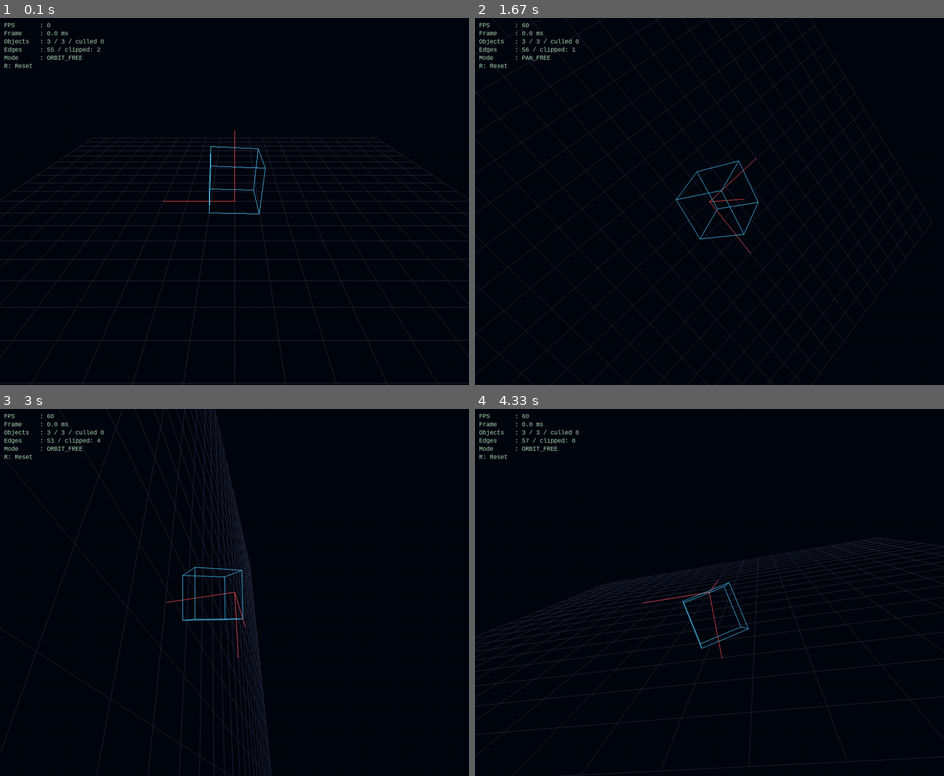
Above: before the commit, frames 1-4 (two rows, left to right).
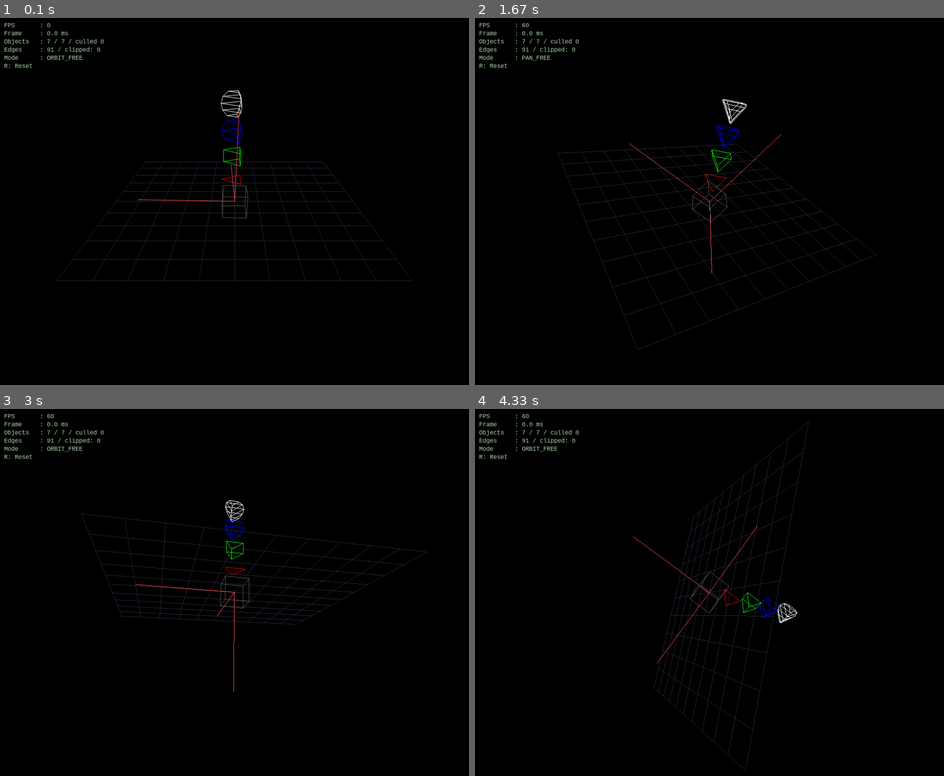
Above: after the commit, the same moments.

Repository: TheBarret/PyGame3D
Game: pygame game, started from app.py
Same seed, same stepped clock (60 frames per second), same inputs: the game is played once before the commit and once after it.
Inputs (mouse positions are in pixels of both pictures, inside the frame that each line leads up to):
- Up to frame 1 (0.1 s): no input
- Up to frame 2 (1.67 s): press the mouse at (596, 205) at 0.37 s; move the mouse to (676, 245) at 0.47 s; release the mouse at (756, 282) at 0.6 s; tap A at 0.67 s; press the mouse at (596, 205) at 1.03 s; move the mouse to (620, 164) at 1.13 s; release the mouse at (643, 124) at 1.27 s; right-click (873, 274) at 1.38 s
- Up to frame 3 (3 s): press the mouse at (398, 665) at 1.7 s; move the mouse to (262, 658) at 1.8 s; release the mouse at (121, 654) at 1.93 s; press the mouse at (398, 665) at 2.03 s; move the mouse to (342, 574) at 2.13 s; release the mouse at (286, 478) at 2.27 s; press the mouse at (398, 665) at 2.37 s; move the mouse to (332, 673) at 2.47 s; release the mouse at (267, 684) at 2.6 s; press the mouse at (398, 665) at 2.7 s; move the mouse to (234, 691) at 2.8 s; release the mouse at (70, 720) at 2.93 s
- Up to frame 4 (4.33 s): press the mouse at (873, 665) at 3.03 s; move the mouse to (864, 585) at 3.13 s; release the mouse at (859, 508) at 3.27 s; press the mouse at (873, 665) at 3.37 s; move the mouse to (807, 577) at 3.47 s; release the mouse at (737, 493) at 3.6 s; press the mouse at (873, 665) at 3.7 s; move the mouse to (831, 577) at 3.8 s; release the mouse at (793, 489) at 3.93 s; press the mouse at (873, 665) at 4.03 s; move the mouse to (718, 574) at 4.13 s; release the mouse at (564, 486) at 4.27 s

The runs differ from the first frame. In frame 1, 4.1% of the frame differs, in the area x 0-100%, y 5-100%; in frame 2, 6.4%; in frame 3, 5.8%; in frame 4, 6.8%, in the area x 0-100%, y 3-100%.

Commit message:
Add files via upload

Diff:
--- a/app.py
+++ b/app.py
@@ -5,7 +5,7 @@
 from scene              import Scene
 from camera             import Camera
 from renderer           import WireframeRenderer
-from wireframe_object   import WireframeObject
+from primitive          import WireframeObject
 from input_handler      import CameraInputHandler
 from config             import AppConfig
 from factory            import SceneFactory
@@ -15,21 +15,35 @@
 # ---------------------------------------------------------------------------
 
 def create_scene(bundle) -> None:
-    cube = WireframeObject.from_box(2, 2, 2, name="Cube")
-    cube.color = (80, 200, 255)
-    cube.transform.position = (0, 1, 0)
+    c1 = WireframeObject.from_box(1, 1, 1, name="C1")
+    c1.color = (90, 90, 90)
+    c1.transform.position = (0, 0, 0)
 
-    #satellite = WireframeObject.from_sphere_approx(radius=0.4, lat_lines=6, lon_lines=8, name="Satellite")
-    #satellite.color = (255, 180, 80)
-    #satellite.set_parent(cube)
-    #satellite.transform.position = (2, 0, 0)
+    c2 = WireframeObject.from_sphere_approx(radius=0.5, lat_lines=2, lon_lines=3, name="C2")
+    c2.color = (255, 0, 0)
+    c2.transform.position = (0, 1, 0)
+    c2.set_parent(c1)
+
+    c3 = WireframeObject.from_sphere_approx(radius=0.5, lat_lines=3, lon_lines=3, name="C3")
+    c3.color = (0, 255, 0)
+    c3.transform.position = (0, 2, 0)
+    c3.set_parent(c1)
+
+    c4 = WireframeObject.from_sphere_approx(radius=0.5, lat_lines=4, lon_lines=3, name="C4")
+    c4.color = (0, 0, 255)
+    c4.transform.position = (0, 3, 0)
+    c4.set_parent(c1)
+
+    c5 = WireframeObject.from_sphere_approx(radius=0.5, lat_lines=6, lon_lines=3, name="C5")
+    c5.color = (255, 255, 255)
+    c5.transform.position = (0, 4, 0)
+    c5.set_parent(c1)
 
     bundle.scene.add(
-        create_grid(size=20, divisions=20, color=(40, 40, 60)),
-        create_anchor(length=3, color=(255, 80, 80)),
-        cube
+        create_grid(size=10, divisions=10, color=(40, 40, 60)),
+        create_anchor(length=4, color=(255, 80, 80),parent=c1),
+        c1, c2, c3, c4, c5
         )
-
 
 def create_grid(size, divisions, color):
     obj = WireframeObject.from_grid(size=size, divisions=divisions, name="Grid")
@@ -37,11 +51,11 @@
     obj.pickable = False
     return obj
 
-
-def create_anchor(length, color):
+def create_anchor(length, color, parent):
     obj = WireframeObject.from_axes(length=length, name="WorldAxes")
     obj.color    = color
     obj.pickable = False
+    obj.set_parent(parent)
     return obj
 
 # ---------------------------------------------------------------------------
@@ -79,8 +93,9 @@
     create_scene(bundle)
 
     # Runtime state
-    cube_angle  = 0.0
+    _angle  = 0.0
     running     = True
+    base = bundle.scene.get("C1")
 
     while running:
         dt = bundle.clock.tick(cfg.target_fps) / 1000.0
@@ -111,7 +126,7 @@
                         *event.pos, w, h,
                         max_distance=cfg.pick_max_distance,
                     )
-                    print(f"Picked: {result.object.name}" if result else "Picked: nothing")
+                    print(f"Selected: {result.object.name}" if result else "Selected: nothing")
 
             elif event.type == pygame.MOUSEBUTTONUP:
                 bundle.handler.handle_event(event)
@@ -128,13 +143,14 @@
         # ── 2. Update ────────────────────────────────────────────────
         bundle.handler.update(bundle.camera, dt)
 
-        cube = bundle.scene.get("Cube")
-        if cube:
-            cube_angle += cfg.cube_spin_speed * dt
-            cube.transform.set_euler_degrees(cube_angle, cube_angle, -cube_angle)
+
+        if base:
+            _angle += 30 * dt
+            base.transform.set_euler_degrees(_angle, _angle, -_angle)
 
         # ── 3. Render ────────────────────────────────────────────────
         bundle.scene.render(bundle.screen)
+
         draw_hud(bundle)
         pygame.display.flip()
 
--- a/config.py
+++ b/config.py
@@ -1,16 +1,3 @@
-"""
-config.py — Single source of truth for all application constants.
-
-Every magic number that was previously scattered across main() lives here.
-Change one value, it propagates everywhere automatically.
-
-Usage
------
-    from config import AppConfig          # use defaults
-    cfg = AppConfig(window_width=1920)    # override one field
-    scene = SceneFactory.create(cfg)
-"""
-
 from __future__ import annotations
 from dataclasses import dataclass, field
 
@@ -34,14 +21,14 @@
     camera_target:  tuple = (0.0, 0.0,   0.0)
 
     # ── Renderer ────────────────────────────────────────────────────
-    renderer_antialiased: bool  = False
+    renderer_antialiased: bool  = True
     renderer_depth_sort:  bool  = True
 
     # ── Scene ───────────────────────────────────────────────────────
-    scene_background: tuple = (0, 8, 16)
+    scene_background: tuple = (1, 1, 1)
 
     # ── Input ───────────────────────────────────────────────────────
-    input_orbit_sensitivity:  float = 0.35   # degrees per pixel
+    input_orbit_sensitivity:  float = 0.15   # degrees per pixel
     input_pan_sensitivity:    float = 0.02   # world-units per pixel
     input_dolly_sensitivity:  float = 0.05
     input_zoom_sensitivity:   float = 0.5
@@ -56,6 +43,3 @@
 
     # ── Picking ─────────────────────────────────────────────────────
     pick_max_distance: float = 0.15       # world-space threshold
-
-    # ── Demo animation ──────────────────────────────────────────────
-    cube_spin_speed: float = 45.0         # degrees per second
--- a/factory.py
+++ b/factory.py
@@ -1,35 +1,3 @@
-"""
-Constructs and wires all engine objects from an AppConfig.
-
-The factory has one job: read config, build objects, return a ready-to-use
-bundle.  No game logic, no event handling, no animation — just construction.
-
-Usage
------
-    from config       import AppConfig
-    from scene_factory import SceneFactory
-
-    cfg     = AppConfig()
-    bundle  = SceneFactory.create(cfg)
-
-    # Everything you need is on the bundle:
-    bundle.scene      # pygame3d Scene
-    bundle.camera     # Camera  (also reachable as bundle.scene.camera)
-    bundle.renderer   # WireframeRenderer
-    bundle.handler    # CameraInputHandler
-
-    # Add your own objects before the loop:
-    bundle.scene.add(my_object)
-
-    # Or use the fluent builder if you prefer:
-    bundle = (
-        SceneFactory.builder(cfg)
-            .add_grid(size=20, divisions=20, color=(40, 40, 60))
-            .add_object(my_cube)
-            .build()
-    )
-"""
-
 from __future__ import annotations
 from dataclasses import dataclass
 from typing import Optional
@@ -40,7 +8,7 @@
 from scene import Scene
 from camera import Camera
 from renderer import WireframeRenderer
-from wireframe_object import WireframeObject
+from primitive import WireframeObject
 from input_handler import CameraInputHandler
 
 
--- a/math_core.py
+++ b/math_core.py
@@ -59,7 +59,6 @@
     return np.array([cr*cp*cy+sr*sp*sy, sr*cp*cy-cr*sp*sy,
                      cr*sp*cy+sr*cp*sy, cr*cp*sy-sr*sp*cy], dtype=np.float32)
 
-
 def quaternion_from_axis_angle(axis, angle_rad):
     axis = np.asarray(axis, dtype=np.float32)
     n = np.linalg.norm(axis)
@@ -67,12 +66,10 @@
     axis /= n; h = angle_rad*0.5
     return np.array([np.cos(h), axis[0]*np.sin(h), axis[1]*np.sin(h), axis[2]*np.sin(h)], dtype=np.float32)
 
-
 def quaternion_multiply(q1, q2):
     w1,x1,y1,z1=q1; w2,x2,y2,z2=q2
     return np.array([w1*w2-x1*x2-y1*y2-z1*z2, w1*x2+x1*w2+y1*z2-z1*y2,
                      w1*y2-x1*z2+y1*w2+z1*x2, w1*z2+x1*y2-y1*x2+z1*w2], dtype=np.float32)
-
 
 def quaternion_rotate_vector(q, v):
     w,x,y,z=q; uv=np.cross([x,y,z],v); uuv=np.cross([x,y,z],uv)
--- /dev/null
+++ b/primitive.py
@@ -0,0 +1,273 @@
+"""
+WireframeObject — a named, drawable node in the scene graph.
+
+Design goals
+------------
+* Owns a Transform (local position/rotation/scale).
+* Owns raw mesh data: vertices (Nx3 float32) + edges (Mx2 int indices).
+* Can be parented to another WireframeObject; world transform is then the
+  composition of all ancestors' local transforms.
+* Exposes a clean API — no matrix math visible to the caller.
+* Bounding sphere is computed once and cached (invalidated on vertex change).
+
+Typical usage
+-------------
+    cube = WireframeObject.from_box(2, 2, 2, name="MyCube")
+    cube.transform.position = (0, 1, 0)
+    cube.visible = True
+    cube.color   = (0, 255, 128)
+
+    child = WireframeObject.from_box(0.5, 0.5, 0.5, name="SmallCube")
+    child.set_parent(cube)              # child moves with cube
+    child.transform.position = (1.5, 0, 0)   # relative to cube
+"""
+
+from __future__ import annotations
+from typing import Optional, Iterator
+import numpy as np
+
+from transform import Transform
+
+
+class WireframeObject:
+    """
+    Scene-graph node that carries renderable wireframe geometry.
+
+    Attributes (read/write by user)
+    --------------------------------
+    name    : str           — human-readable identifier
+    visible : bool          — skip rendering when False
+    color   : tuple[int,int,int] — RGB, 0-255
+    line_width : int        — pixel thickness of edges (if renderer supports it)
+    pickable   : bool       — include in picking tests
+    """
+
+    # -------------------------------------------------------------------
+    # Construction
+    # -------------------------------------------------------------------
+
+    def __init__(
+        self,
+        vertices: np.ndarray,   # shape (N, 3), float32
+        edges:    np.ndarray,   # shape (M, 2), int32  — index pairs
+        name: str = "Object",
+    ) -> None:
+        if vertices.ndim != 2 or vertices.shape[1] != 3:
+            raise ValueError(f"vertices must be (N,3), got {vertices.shape}")
+        if edges.ndim != 2 or edges.shape[1] != 2:
+            raise ValueError(f"edges must be (M,2), got {edges.shape}")
+
+        self.name       = name
+        self.visible    = True
+        self.color:     tuple[int, int, int] = (255, 255, 255)
+        self.line_width = 1
+        self.pickable   = True
+
+        # Geometry (world-space vertices are computed by the renderer, not here)
+        self._vertices: np.ndarray = vertices.astype(np.float32, copy=False)
+        self._edges:    np.ndarray = edges.astype(np.int32,   copy=False)
+
+        # Bounding sphere in local space: (centre_x,y,z, radius)
+        self._bsphere: Optional[np.ndarray] = None   # lazily computed
+
+        # Transform and scene graph
+        self.transform: Transform   = Transform()
+        self._parent:   Optional["WireframeObject"] = None
+        self._children: list["WireframeObject"]     = []
+
+        # metadata container
+        self.user_data: dict = {}
+
+    # -------------------------------------------------------------------
+    # Factory helpers — common primitives
+    # -------------------------------------------------------------------
+
+    @classmethod
+    def from_box(
+        cls,
+        width: float = 1.0,
+        height: float = 1.0,
+        depth: float = 1.0,
+        name: str = "Box",
+    ) -> "WireframeObject":
+        """Axis-aligned box centred at the origin."""
+        w, h, d = width / 2, height / 2, depth / 2
+        verts = np.array([
+            [-w, -h, -d], [ w, -h, -d], [ w,  h, -d], [-w,  h, -d],
+            [-w, -h,  d], [ w, -h,  d], [ w,  h,  d], [-w,  h,  d],
+        ], dtype=np.float32)
+        edges = np.array([
+            [0,1],[1,2],[2,3],[3,0],   # back face
+            [4,5],[5,6],[6,7],[7,4],   # front face
+            [0,4],[1,5],[2,6],[3,7],   # connecting edges
+        ], dtype=np.int32)
+        return cls(verts, edges, name=name)
+
+    @classmethod
+    def from_axes(cls, length: float = 1.0, name: str = "Axes") -> "WireframeObject":
+        """Three-axis gizmo (X=red, Y=green, Z=blue via color assignment)."""
+        verts = np.array([
+            [0, 0, 0], [length, 0, 0],
+            [0, 0, 0], [0, length, 0],
+            [0, 0, 0], [0, 0, length],
+        ], dtype=np.float32)
+        edges = np.array([[0,1],[2,3],[4,5]], dtype=np.int32)
+        return cls(verts, edges, name=name)
+
+    @classmethod
+    def from_grid(
+        cls,
+        size: float = 10.0,
+        divisions: int = 10,
+        name: str = "Grid",
+    ) -> "WireframeObject":
+        """Flat XZ grid centred at origin."""
+        step   = size / divisions
+        half   = size / 2
+        verts, edges = [], []
+        idx = 0
+        for i in range(divisions + 1):
+            x = -half + i * step
+            verts += [[ x, 0, -half], [ x, 0,  half]]
+            edges.append([idx, idx + 1]); idx += 2
+            verts += [[-half, 0, x],   [ half, 0, x]]
+            edges.append([idx, idx + 1]); idx += 2
+        return cls(
+            np.array(verts, dtype=np.float32),
+            np.array(edges, dtype=np.int32),
+            name=name,
+        )
+
+    @classmethod
+    def from_sphere_approx(
+        cls,
+        radius: float = 1.0,
+        lat_lines: int = 8,
+        lon_lines: int = 12,
+        name: str = "Sphere",
+    ) -> "WireframeObject":
+        """UV sphere wireframe (latitude + longitude rings)."""
+        verts, edges = [], []
+        idx = 0
+        # Latitude rings
+        for i in range(1, lat_lines):
+            phi   = np.pi * i / lat_lines
+            ring_start = idx
+            for j in range(lon_lines):
+                theta = 2 * np.pi * j / lon_lines
+                x = radius * np.sin(phi) * np.cos(theta)
+                y = radius * np.cos(phi)
+                z = radius * np.sin(phi) * np.sin(theta)
+                verts.append([x, y, z])
+                next_j = ring_start + (j + 1) % lon_lines
+                edges.append([idx, next_j])
+                idx += 1
+        # Longitude lines (connect matching vertices on adjacent rings)
+        n_rings = lat_lines - 1
+        for j in range(lon_lines):
+            for i in range(n_rings - 1):
+                edges.append([i * lon_lines + j, (i + 1) * lon_lines + j])
+        return cls(
+            np.array(verts, dtype=np.float32),
+            np.array(edges, dtype=np.int32),
+            name=name,
+        )
+
+    # -------------------------------------------------------------------
+    # Scene-graph parenting
+    # -------------------------------------------------------------------
+
+    def set_parent(self, parent: Optional["WireframeObject"]) -> None:
+        """
+        Reparent this object.  Pass None to detach from current parent.
+        Transforms the local position so the world position stays the same.
+        """
+        if self._parent is parent:
+            return
+        # Detach from old parent
+        if self._parent is not None:
+            self._parent._children.remove(self)
+            self._parent.transform._remove_child(self.transform)
+
+        self._parent = parent
+
+        if parent is not None:
+            parent._children.append(self)
+            parent.transform._add_child(self.transform)
+
+    @property
+    def parent(self) -> Optional["WireframeObject"]:
+        return self._parent
+
+    @property
+    def children(self) -> list["WireframeObject"]:
+        return list(self._children)
+
+    # -------------------------------------------------------------------
+    # Geometry accessors
+    # -------------------------------------------------------------------
+
+    @property
+    def vertices(self) -> np.ndarray:
+        """Local-space vertices, shape (N, 3)."""
+        return self._vertices
+
+    @vertices.setter
+    def vertices(self, value: np.ndarray) -> None:
+        self._vertices = np.asarray(value, dtype=np.float32)
+        self._bsphere  = None   # invalidate cached bounding sphere
+        self.transform._mark_dirty()
+
+    @property
+    def edges(self) -> np.ndarray:
+        """Edge index pairs, shape (M, 2)."""
+        return self._edges
+
+    @property
+    def vertex_count(self) -> int:
+        return len(self._vertices)
+
+    @property
+    def edge_count(self) -> int:
+        return len(self._edges)
+
+    # -------------------------------------------------------------------
+    # Bounding sphere (local space) — cached
+    # -------------------------------------------------------------------
+
+    @property
+    def local_bounding_sphere(self) -> tuple[np.ndarray, float]:
+        """Returns (centre_vec3, radius) in local space."""
+        if self._bsphere is None:
+            self._bsphere = self._compute_bsphere()
+        c = self._bsphere[:3]
+        r = float(self._bsphere[3])
+        return c, r
+
+    def _compute_bsphere(self) -> np.ndarray:
+        centre = self._vertices.mean(axis=0)
+        radius = float(np.linalg.norm(self._vertices - centre, axis=1).max())
+        return np.array([*centre, radius], dtype=np.float32)
+
+    # -------------------------------------------------------------------
+    # Scene-graph traversal utilities
+    # -------------------------------------------------------------------
+
+    def iter_subtree(self) -> Iterator["WireframeObject"]:
+        """Depth-first iteration over self and all descendants."""
+        stack = [self]
+        while stack:
+            node = stack.pop()
+            yield node
+            stack.extend(reversed(node._children))
+
+    # -------------------------------------------------------------------
+    # Debug
+    # -------------------------------------------------------------------
+
+    def __repr__(self) -> str:
+        return (
+            f"WireframeObject(name={self.name!r}, "
+            f"verts={self.vertex_count}, edges={self.edge_count}, "
+            f"visible={self.visible})"
+        )
--- a/renderer.py
+++ b/renderer.py
@@ -133,20 +133,6 @@
             sx_b, sy_b = ndc_to_screen(ndc_b, w, h)
             edge_color = color
 
-            # Fog tint
-            #if self.fog_color is not None:
-            #    mid_z     = (ndc_a[2] + ndc_b[2]) * 0.5
-            #    fog_t     = np.clip(
-            #        (mid_z - self.fog_near) / max(self.fog_far - self.fog_near, 1e-6),
-            #        0.0, 1.0,
-            #    )
-            #    fc        = self.fog_color
-            #    edge_color = (
-            #        int(color[0] * (1 - fog_t) + fc[0] * fog_t),
-            #        int(color[1] * (1 - fog_t) + fc[1] * fog_t),
-            #        int(color[2] * (1 - fog_t) + fc[2] * fog_t),
-            #    )
-
             pA = (int(sx_a), int(sy_a))
             pB = (int(sx_b), int(sy_b))
 
--- a/scene.py
+++ b/scene.py
@@ -44,7 +44,7 @@
 import numpy as np
 
 from camera import Camera
-from wireframe_object import WireframeObject
+from primitive import WireframeObject
 
 
 if TYPE_CHECKING:
